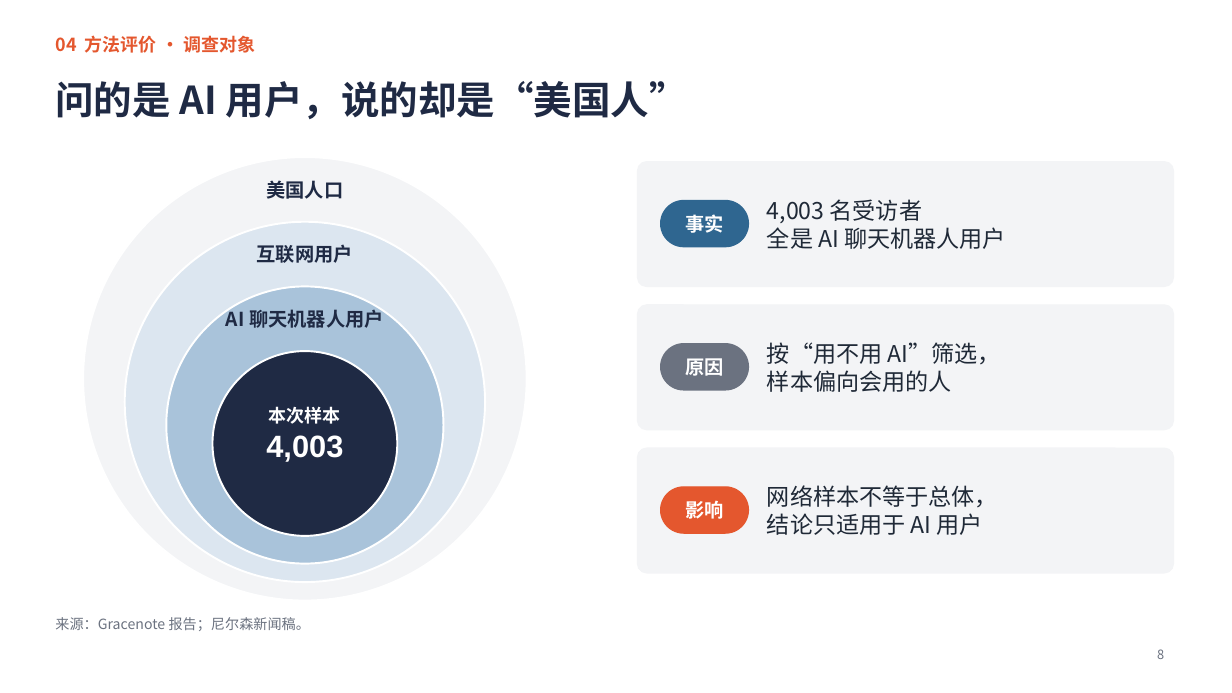
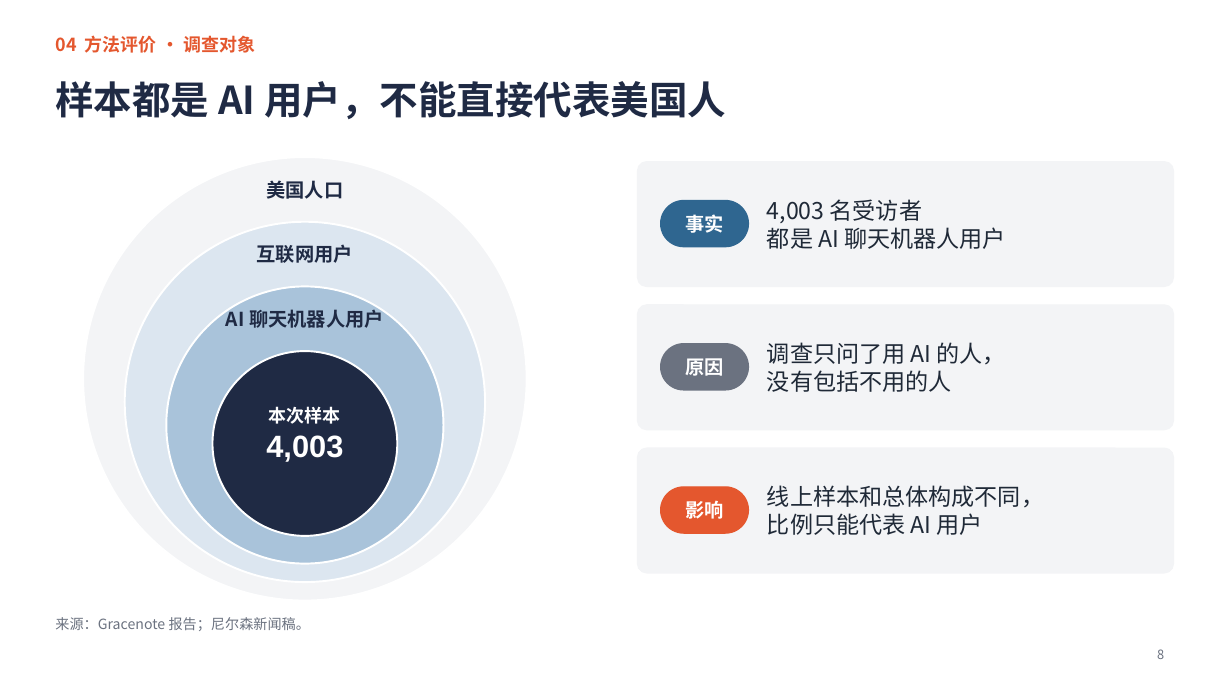
Before and after one commit to jayleo113/ppt, a slide deck: slide 8 of Gracenote报告解读_课堂汇报.pptx. Drawn at 1232x693 pixels with LibreOffice and Linux fonts; fonts in the diff are those of the drawing. Boxes give left, top, right and bottom in pixels: in the first picture for what was removed or moved away, otherwise in the second. Text is boxed around its words. In the diff, an @@ line names an element or a change of style, - is before the commit and + after.

```diff
--- a/Gracenote报告解读_课堂汇报.pptx
+++ b/Gracenote报告解读_课堂汇报.pptx
@@ title at box(55, 81, 726, 119): text changed @@
-问的是 AI 用户，说的却是“美国人”
+样本都是 AI 用户，不能直接代表美国人
@@ text at box(767, 227, 1006, 249): text changed @@
-全是 AI 聊天机器人用户
+都是 AI 聊天机器人用户
@@ text at box(767, 342, 1006, 392): text changed @@
-按“用不用 AI”筛选，
-样本偏向会用的人
+调查只问了用 AI 的人，
+没有包括不用的人
@@ text at box(767, 485, 1044, 535): text changed @@
-网络样本不等于总体，
-结论只适用于 AI 用户
+线上样本和总体构成不同，
+比例只能代表 AI 用户
```
Also in this commit, not shown: 13 other slides changed, 4 other files.
